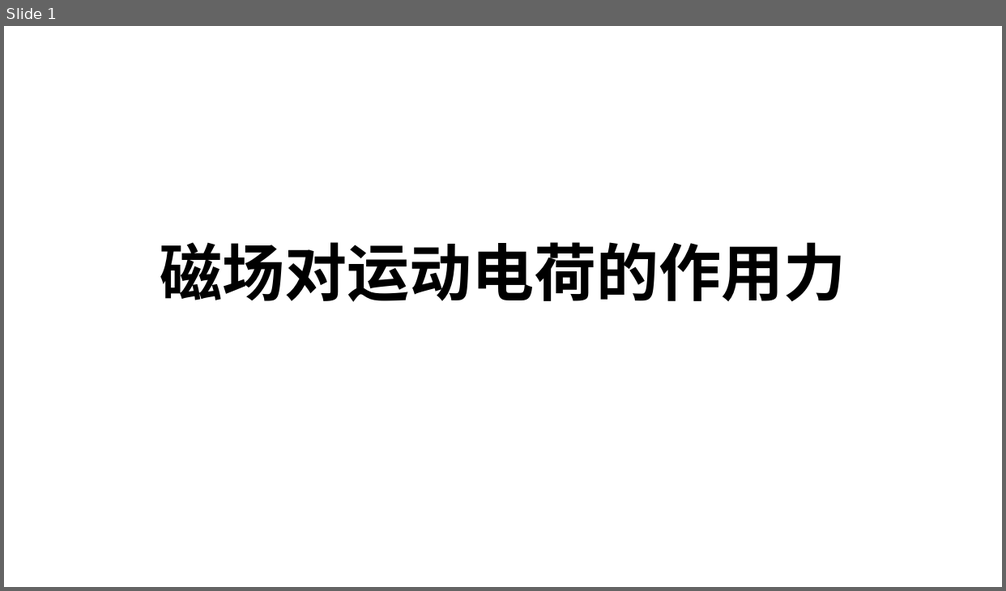
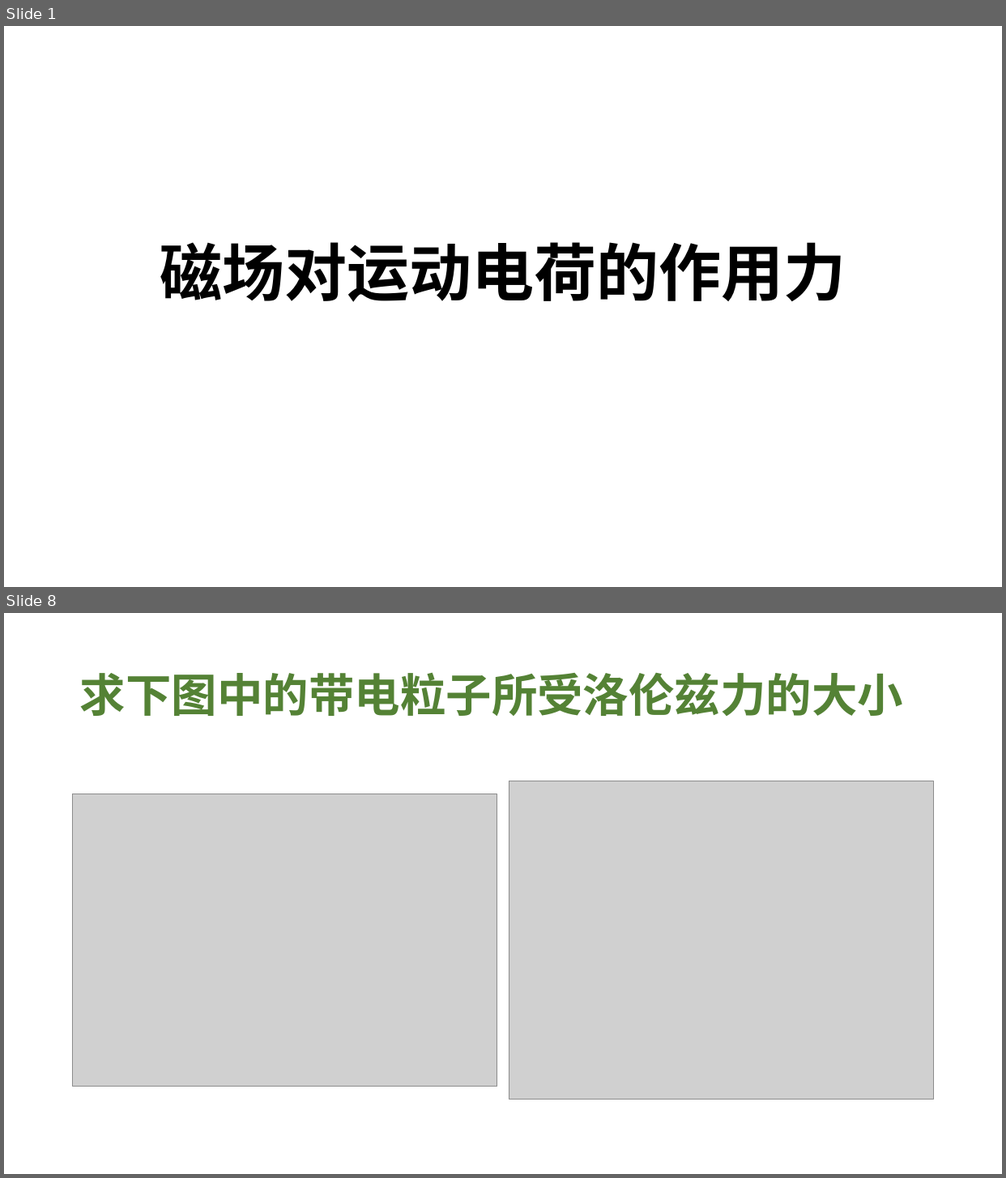
Before and after one commit to broshu/lab, a slide deck: ppt/磁场对运动电荷的作用力.pptx. Shown one above the other, each under a label of ours: slide 1 before the commit, slides 1 and 8 after it; the slides between them are not shown. The pictures are 1006x591 and 1006x1178 pixels, drawn with LibreOffice and Linux fonts; fonts in the diff are those of the drawing; grey boxes stand for pictures. Boxes give left, top, right and bottom in pixels: in the first picture for what was removed or moved away, otherwise in the second. Text is boxed around its words. In the diff, an @@ line names an element or a change of style, - is before the commit and + after.

```diff
--- a/ppt/磁场对运动电荷的作用力.pptx
+++ b/ppt/磁场对运动电荷的作用力.pptx
@@ slide 8 added at box(4, 613, 1002, 1174), background #FFFFFF @@
@@ title added at box(80, 672, 903, 716), 44 pt, text #548235, bold @@
+求下图中的带电粒子所受洛伦兹力的大小
@@ picture added at box(509, 781, 934, 1101) @@
@@ picture added at box(73, 794, 497, 1087) @@
```
Also in this commit, not shown: 11 other slides added.
